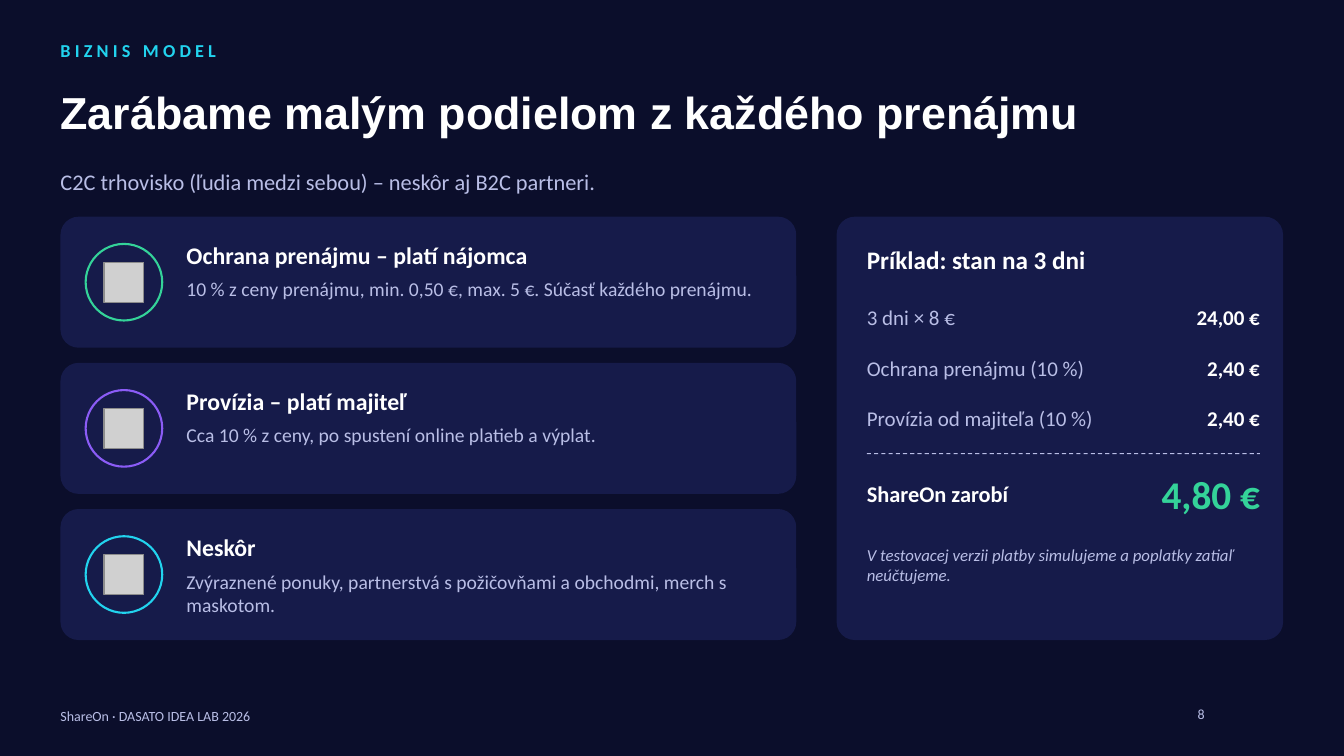
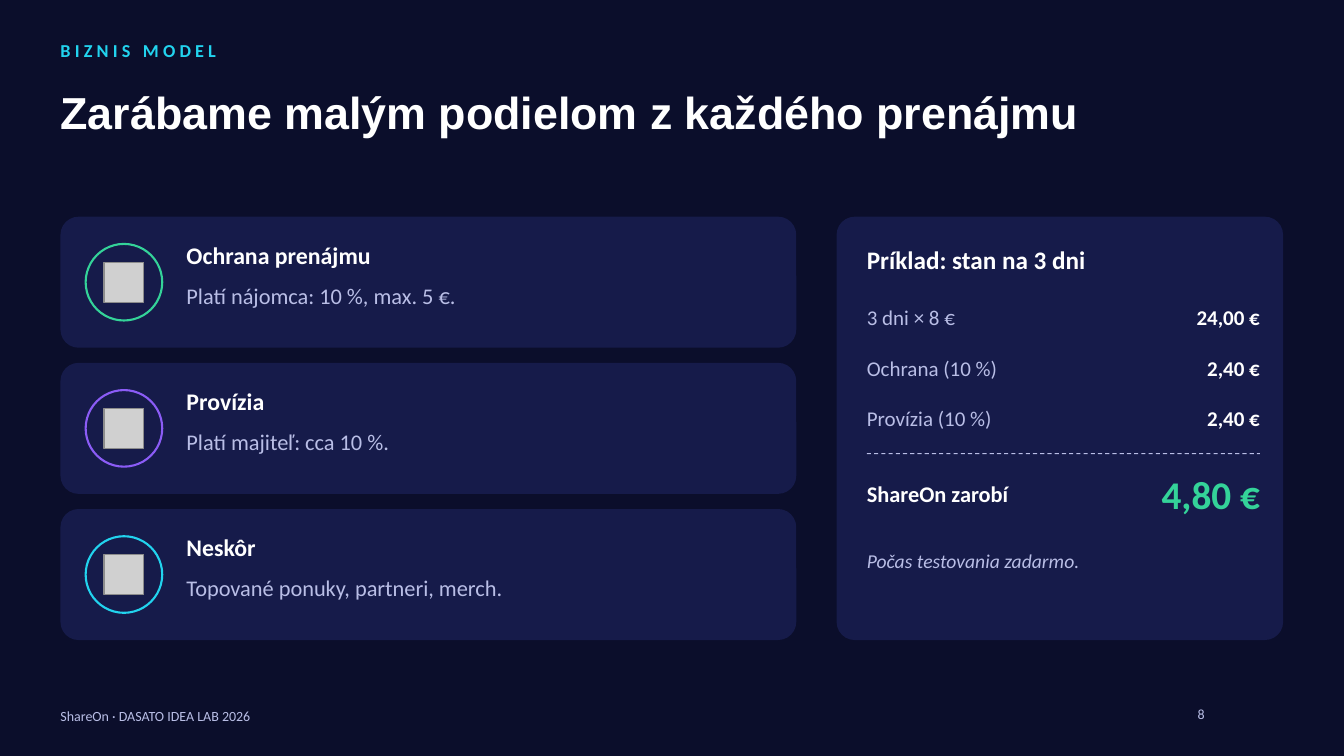
Before and after one commit to samueljurik5-web/shareon, a slide deck: slide 8 of docs/pitch/ShareOn-pitch-deck.pptx. Drawn at 1344x756 pixels with LibreOffice and Linux fonts; fonts in the diff are those of the drawing; grey boxes stand for pictures; background and template pictures are left out. Boxes give left, top, right and bottom in pixels: in the first picture for what was removed or moved away, otherwise in the second. Text is boxed around its words. In the diff, an @@ line names an element or a change of style, - is before the commit and + after.

```diff
--- a/docs/pitch/ShareOn-pitch-deck.pptx
+++ b/docs/pitch/ShareOn-pitch-deck.pptx
@@ text removed at [60, 174, 595, 194] @@
-C2C trhovisko (ľudia medzi sebou) – neskôr aj B2C partneri.
@@ text at [186, 247, 371, 268]: text changed @@
-Ochrana prenájmu – platí nájomca
+Ochrana prenájmu
@@ text at [186, 288, 433, 308]: text changed; size 14 to 16 pt @@
-10 % z ceny prenájmu, min. 0,50 €, max. 5 €. Súčasť každého prenájmu.
+Platí nájomca: 10 %, max. 5 €.
@@ text at [867, 361, 971, 379]: text changed @@
-Ochrana prenájmu (10 %)
+Ochrana (10 %)
@@ text at [186, 393, 264, 410]: text changed @@
-Provízia – platí majiteľ
+Provízia
@@ text at [867, 411, 966, 429]: text changed @@
-Provízia od majiteľa (10 %)
+Provízia (10 %)
@@ text at [186, 434, 363, 454]: text changed; size 14 to 16 pt @@
-Cca 10 % z ceny, po spustení online platieb a výplat.
+Platí majiteľ: cca 10 %.
@@ text removed at [867, 549, 1233, 584] @@
-V testovacej verzii platby simulujeme a poplatky zatiaľ neúčtujeme.
@@ text added at [867, 554, 1079, 568], 14 pt, text #B9BEE6, italic @@
+Počas testovania zadarmo.
@@ text at [186, 580, 502, 600]: text changed; size 14 to 16 pt @@
-Zvýraznené ponuky, partnerstvá s požičovňami a obchodmi, merch s maskotom.
+Topované ponuky, partneri, merch.
```
Also in this commit, not shown: 10 other slides changed, 1 other file.
